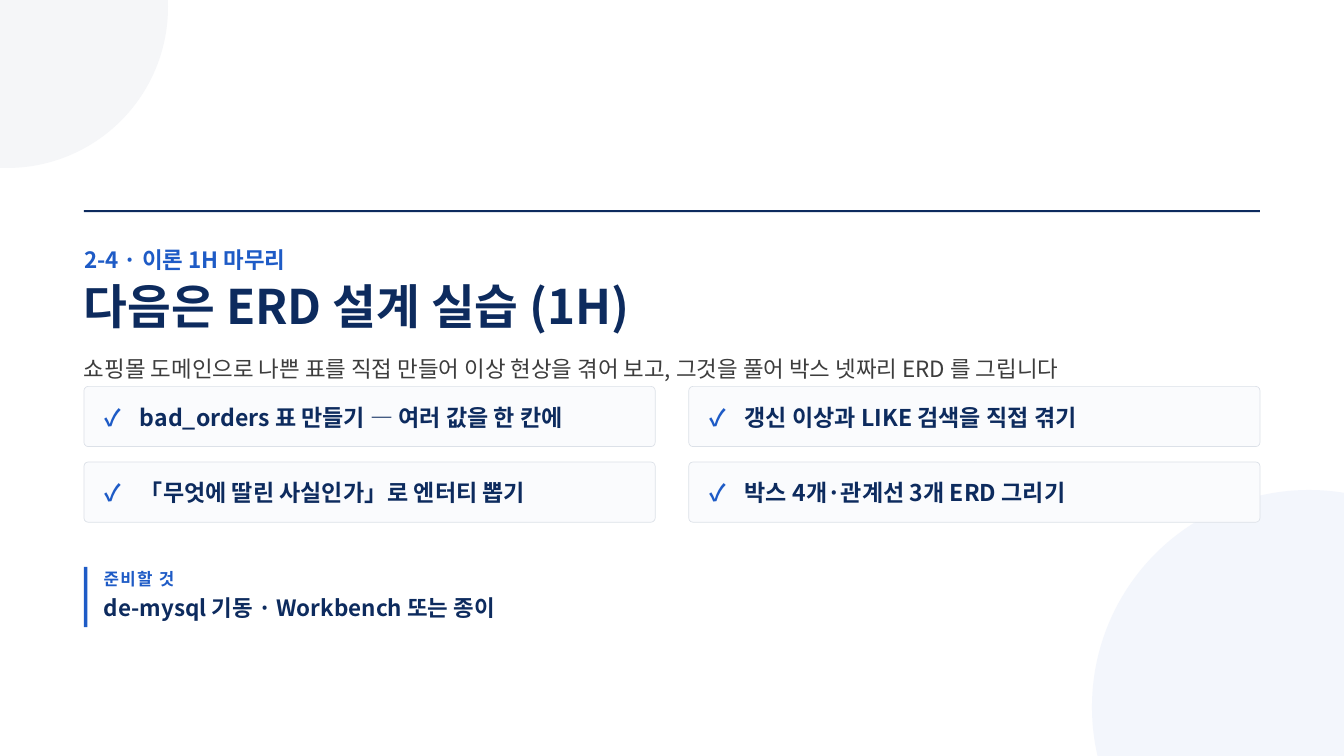
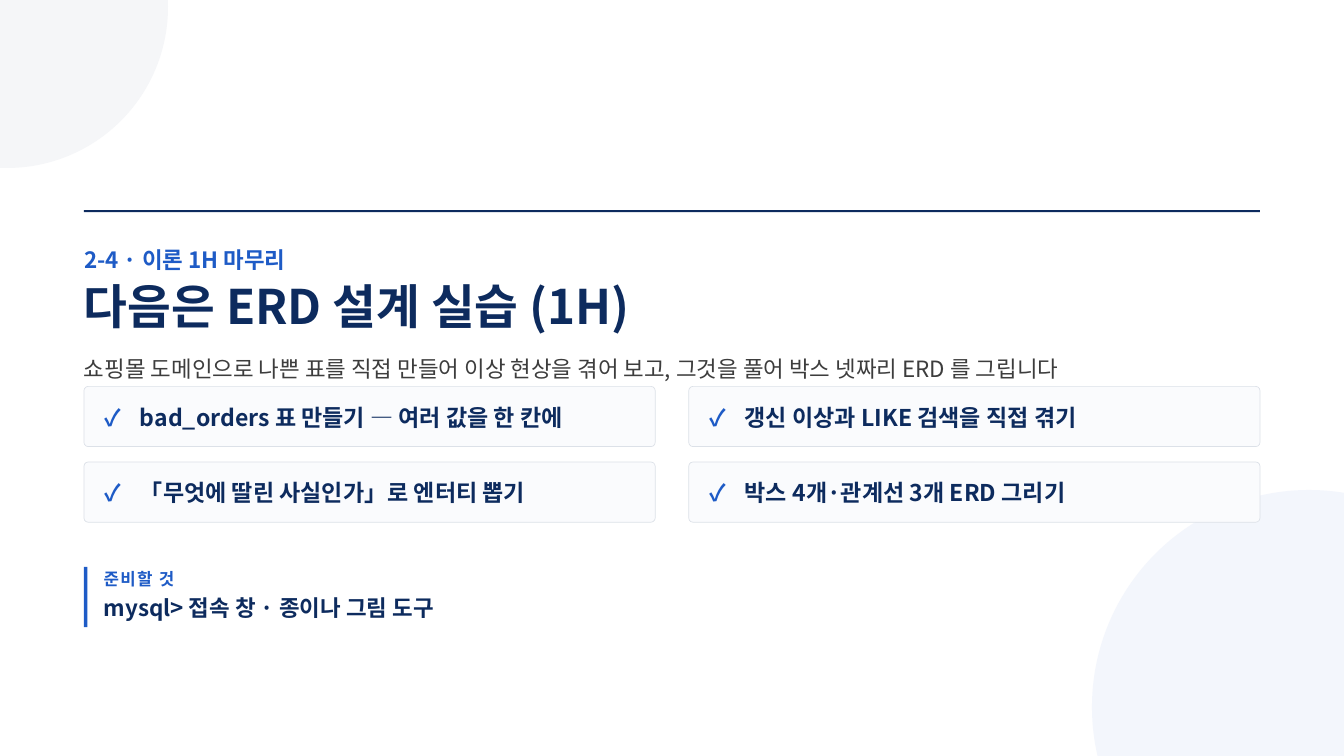
Before and after one commit to aebonlee/materials, a slide deck: slide 11 of data-eng/decks/w2d4s1.pptx. Drawn at 1344x756 pixels with LibreOffice and Linux fonts; fonts in the diff are those of the drawing. Boxes give left, top, right and bottom in pixels: in the first picture for what was removed or moved away, otherwise in the second. Text is boxed around its words. In the diff, an @@ line names an element or a change of style, - is before the commit and + after.

```diff
--- a/data-eng/decks/w2d4s1.pptx
+++ b/data-eng/decks/w2d4s1.pptx
@@ text at <box>104,597,433,621</box>: text changed @@
-de-mysql 기동 · Workbench 또는 종이
+mysql> 접속 창 · 종이나 그림 도구
```
Also in this commit, not shown: 1 other slide changed, 11 other files.
